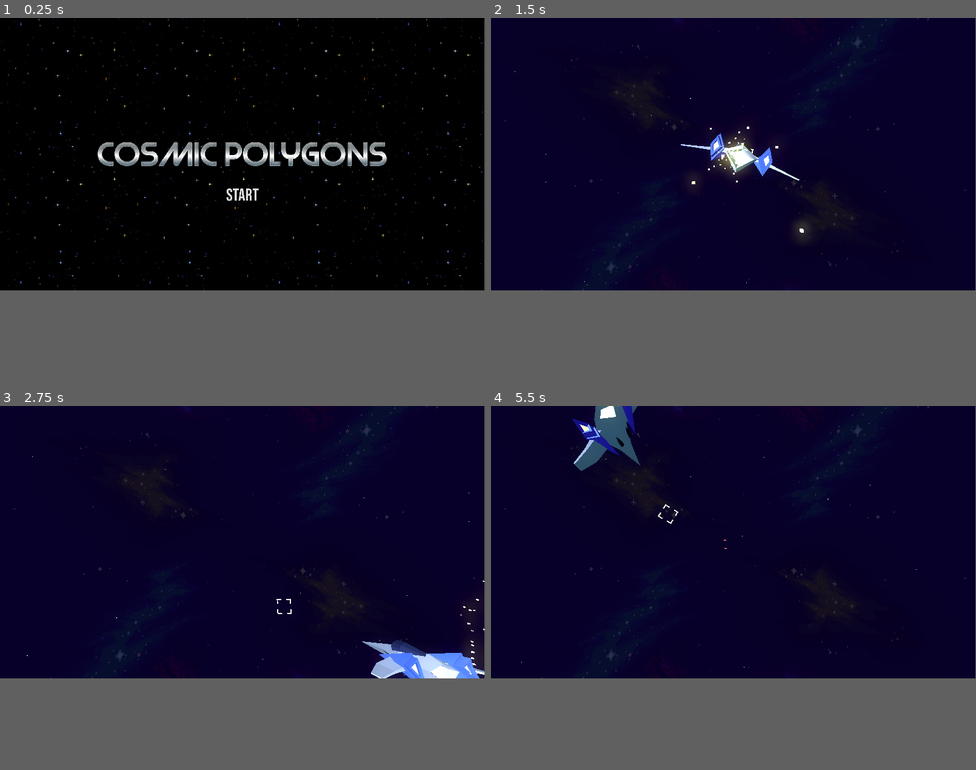
Above: before the commit, frames 1-4 (two rows, left to right).
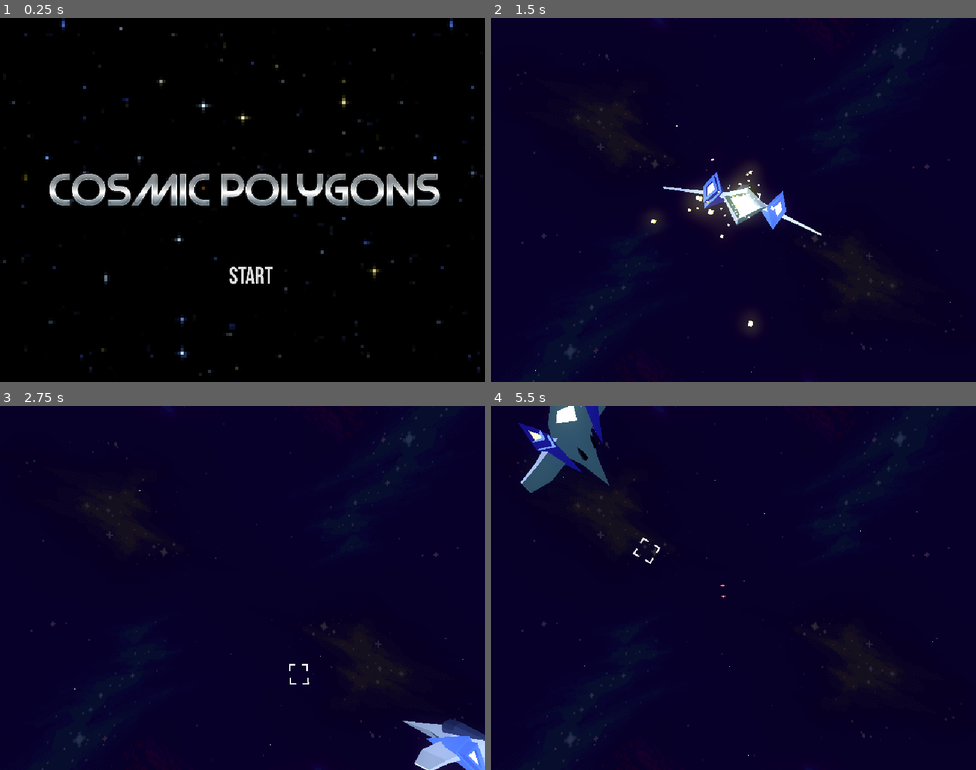
Above: after the commit, the same moments.

Repository: marius-test/cosmic_polygons
Game: Godot game, scene res://scenes/title_screen.tscn
Same seed, same stepped clock (60 frames per second), same inputs: the game is played once before the commit and once after it.
Inputs:
- Up to frame 1 (0.25 s): no input
- Up to frame 2 (1.5 s): click "START" at 0.5 s; hold Right (move_right) from 1.28 s (still down); hold Space (shoot) from 1.28 s (still down)
- Up to frame 3 (2.75 s): release Right (move_right) at 2.03 s; release Space (shoot) at 2.03 s; hold Down (move_down) from 2.03 s (still down); tap Space (shoot) at 2.1 s
- Up to frame 4 (5.5 s): release Down (move_down) at 2.78 s; hold Right (move_right) 2.78-3.53 s; hold Space (shoot) 2.78-3.53 s; hold Up (move_up) 3.53-4.28 s; tap Space (shoot) at 3.6, 5.1 s; hold Space (shoot) 4.28-5.03 s; hold Left (move_left) from 4.28 s (still down)
In our replay, the window is 799x449 before the commit and 800x600 after it. These sizes can differ from the game's own. Grey fills any space a smaller window leaves; there, only what the larger window draws over its background counts as a difference.

The runs differ from the first frame. In frame 1, 7.5% of the frame differs, in the area x 0-100%, y 0-99%; in frame 2, 4.1%; in frame 3, 4.1%; in frame 4, 4.0%.

Commit message:
reduced the resolution

Diff:
--- a/project.godot
+++ b/project.godot
@@ -17,9 +17,12 @@
 
 [display]
 
-window/size/viewport_width=1920
-window/size/viewport_height=1080
+window/size/viewport_width=640
+window/size/viewport_height=480
 window/size/mode=3
+window/size/window_width_override=1920
+window/size/window_height_override=1080
+window/stretch/mode="viewport"
 
 [dotnet]
 
--- a/main.tscn
+++ b/scenes/main.tscn
@@ -86,6 +86,7 @@
 [node name="BackgroundMusic" type="AudioStreamPlayer" parent="."]
 stream = ExtResource("4_trkhj")
 volume_db = -10.0
+autoplay = true
 script = SubResource("GDScript_mhscl")
 
 [node name="GameOverText" type="Sprite3D" parent="."]
--- a/scenes/spacecraft.tscn
+++ b/scenes/spacecraft.tscn
@@ -190,6 +190,7 @@
 amount = 100
 lifetime = 2.0
 speed_scale = 1.5
+local_coords = true
 mesh = SubResource("BoxMesh_roabm")
 emission_shape = 1
 emission_sphere_radius = 1.0
--- a/scenes/title_screen.tscn
+++ b/scenes/title_screen.tscn
@@ -21,34 +21,30 @@
 
 [node name="Logo" type="TextureRect" parent="."]
 texture_filter = 1
-anchors_preset = 8
-anchor_left = 0.5
-anchor_top = 0.5
-anchor_right = 0.5
-anchor_bottom = 0.5
-offset_left = -583.0
-offset_top = -59.5
-offset_right = 583.0
-offset_bottom = 59.5
+anchors_preset = -1
+anchor_right = 1.0
+anchor_bottom = 1.0
+offset_left = 60.0
+offset_top = 200.0
+offset_right = 586.0
+offset_bottom = -161.0
 grow_horizontal = 2
 grow_vertical = 2
-size_flags_horizontal = 4
-size_flags_vertical = 4
+scale = Vector2(0.45, 0.45)
 texture = ExtResource("2_auha5")
 
 [node name="Start" type="Button" parent="."]
 texture_filter = 1
 anchors_preset = -1
-anchor_left = 0.513
-anchor_top = 0.161
-anchor_right = 0.513
-anchor_bottom = 0.161
-offset_left = -92.96
-offset_top = 484.12
-offset_right = 44.04
-offset_bottom = 576.12
+anchor_right = 1.0
+anchor_bottom = 1.0
+offset_left = 300.0
+offset_top = 320.0
+offset_right = -203.0
+offset_bottom = -68.0
 grow_horizontal = 2
 grow_vertical = 2
+scale = Vector2(0.45, 0.45)
 theme_override_fonts/font = ExtResource("3_qpv06")
 theme_override_font_sizes/font_size = 70
 text = "START"
@@ -57,5 +53,6 @@
 [node name="MenuMusic" type="AudioStreamPlayer" parent="."]
 stream = ExtResource("5_6ad05")
 volume_db = -10.0
+autoplay = true
 
 [connection signal="pressed" from="Start" to="." method="_on_start_pressed"]
--- a/scripts/spacecraft.gd
+++ b/scripts/spacecraft.gd
@@ -28,7 +28,6 @@
 	velocity.x = move_toward(velocity.x, inputVector.x * MAXSPEED, ACCELEARTION)
 	velocity.y = move_toward(velocity.y, inputVector.y * MAXSPEED, ACCELEARTION)
 
-func _process(delta):
 	# handle player controls
 	inputVector.x = Input.get_action_strength("move_right") - Input.get_action_strength("move_left")
 	inputVector.y = Input.get_action_strength("move_up") - Input.get_action_strength("move_down")
@@ -43,6 +42,7 @@
 	transform.origin.x = clamp(transform.origin.x, -15, 15)
 	transform.origin.y = clamp(transform.origin.y, -10, 10)
 
+func _process(delta):
 	# shooting logic
 	if Input.is_action_pressed("shoot") and cooldown <= 0:
 		cooldown = COOLDOWN * delta
--- a/scripts/title_screen.gd
+++ b/scripts/title_screen.gd
@@ -1,4 +1,4 @@
 extends Node
 
 func _on_start_pressed():
-	get_tree().change_scene_to_file("res://main.tscn")
+	get_tree().change_scene_to_file("res://scenes/main.tscn")
